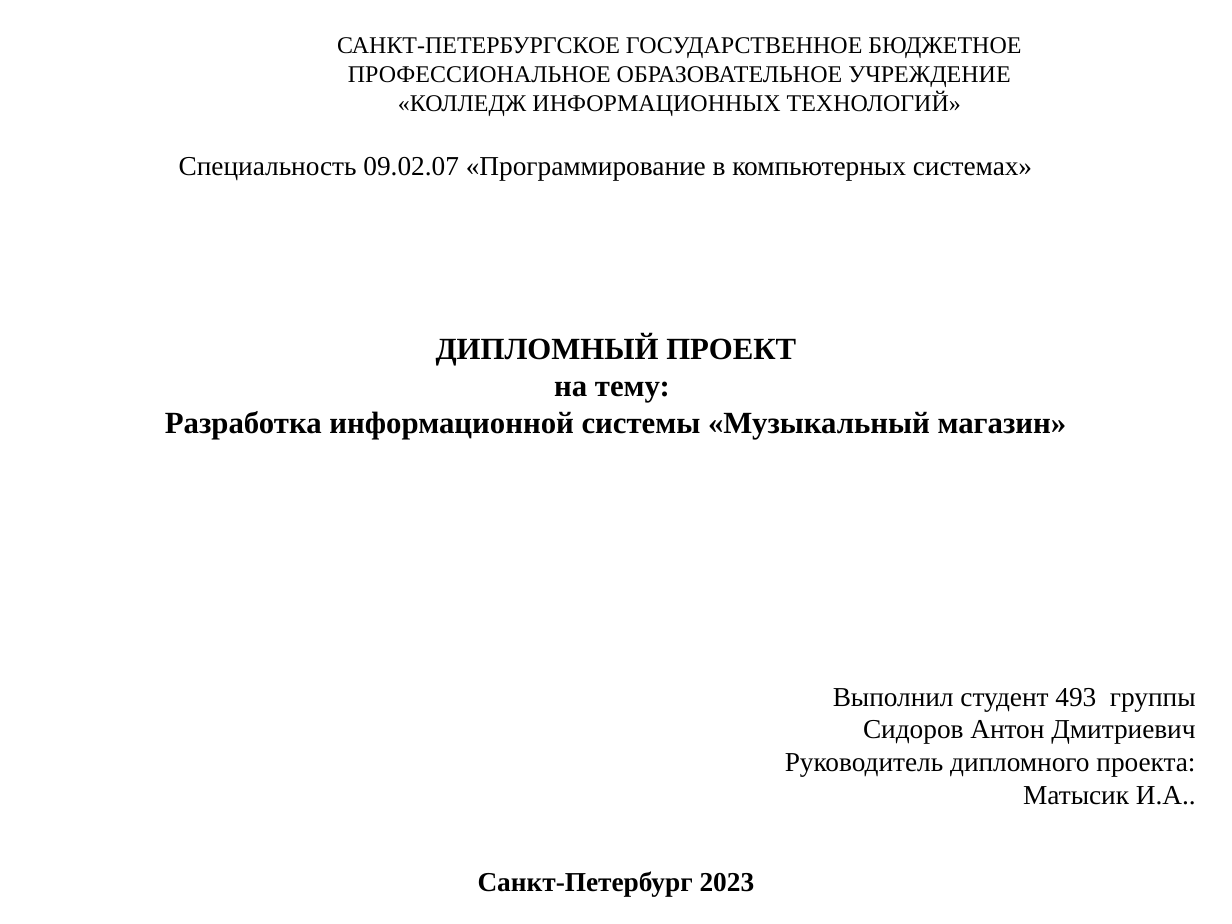
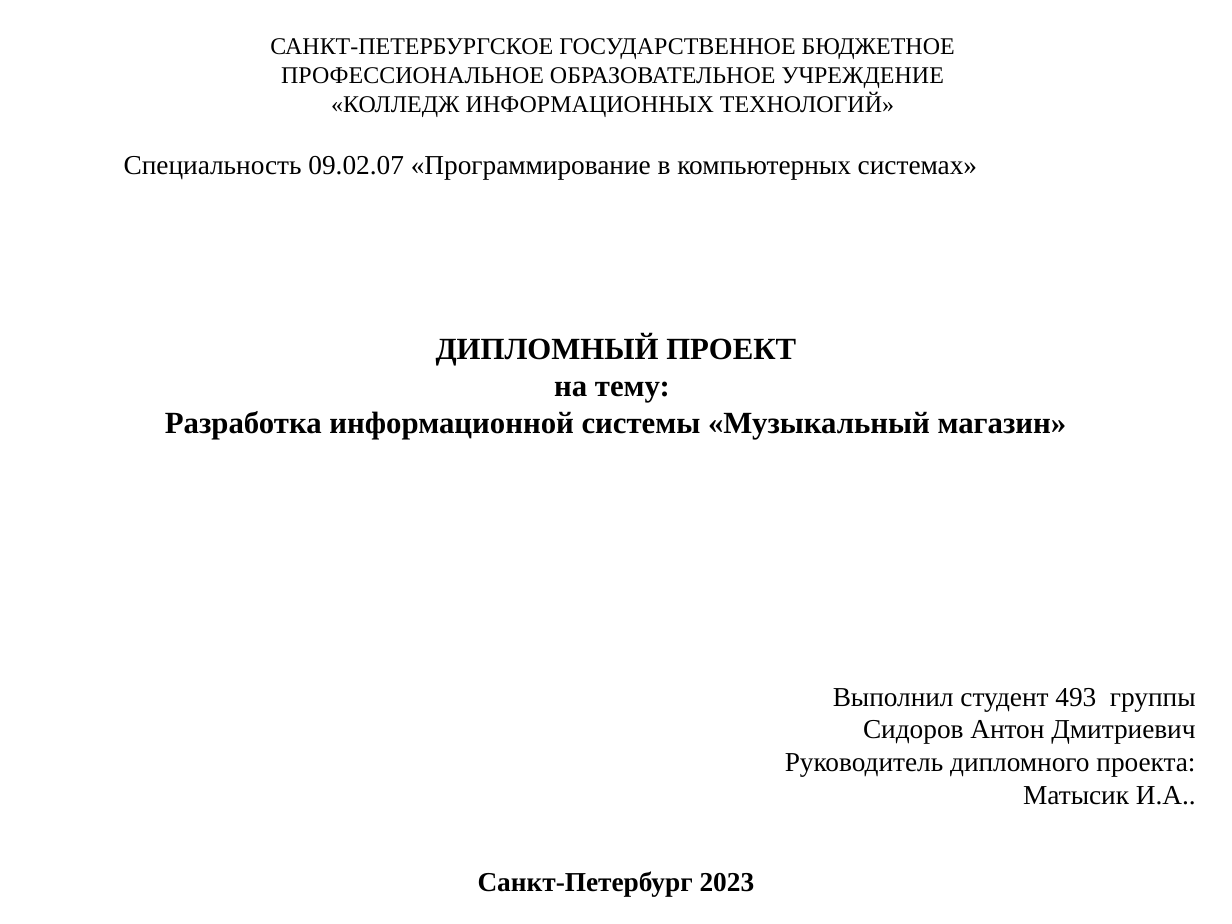
Before and after one commit to AntonSidorov1/DiplomProject, a slide deck: slide 1 of сидоров антон дмитриевич, Группа 493 - Презентация.pptx. Drawn at 1232x924 pixels with LibreOffice and Linux fonts; fonts in the diff are those of the drawing; background and template pictures are left out. Boxes give left, top, right and bottom in pixels: in the first picture for what was removed or moved away, otherwise in the second. Text is boxed around its words. In the diff, an @@ line names an element or a change of style, - is before the commit and + after.

```diff
--- a/сидоров антон дмитриевич, Группа 493 - Презентация.pptx
+++ b/сидоров антон дмитриевич, Группа 493 - Презентация.pptx
@@ text "САНКТ-ПЕТЕРБУРГСКОЕ ГОСУДАРСТВЕННОЕ БЮДЖЕТНОЕ ПРОФЕССИОНАЛЬН ..." moved from (x1=337, y1=37, x2=1021, y2=116) to (x1=270, y1=38, x2=955, y2=117) @@
@@ text "Специальность 09.02.07 «Программирование в компьютерных ..." moved from (x1=179, y1=157, x2=1032, y2=180) to (x1=124, y1=156, x2=977, y2=180) @@
```
Also in this commit, not shown: 3 other slides changed, 3 slides added, 3 slides removed.
